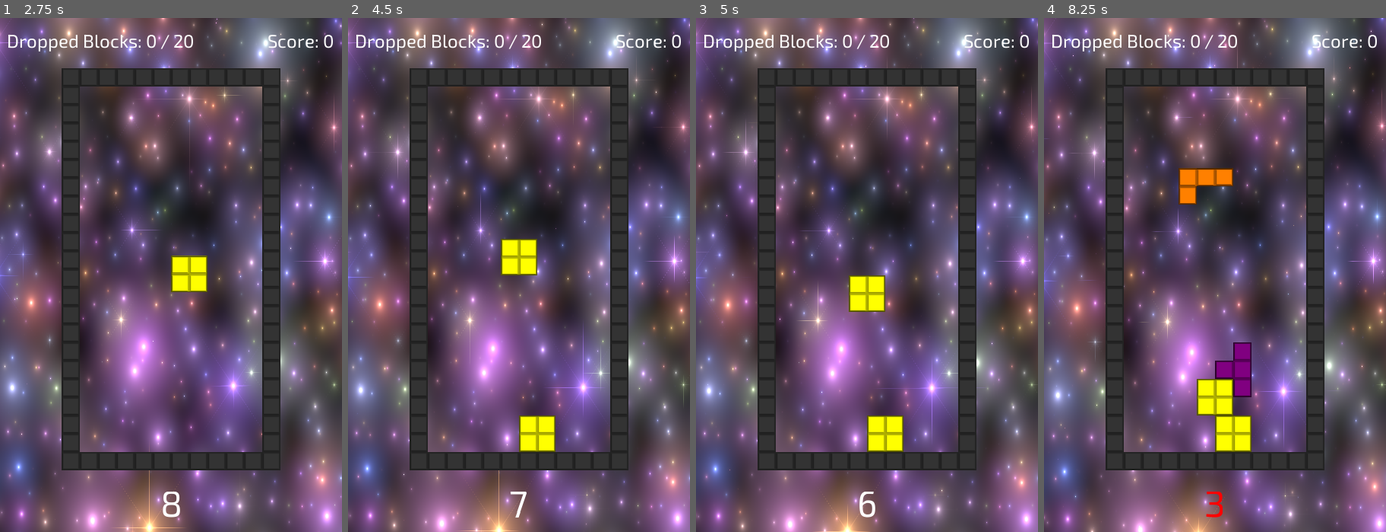
Above: before the commit, frames 1-4 (left to right).
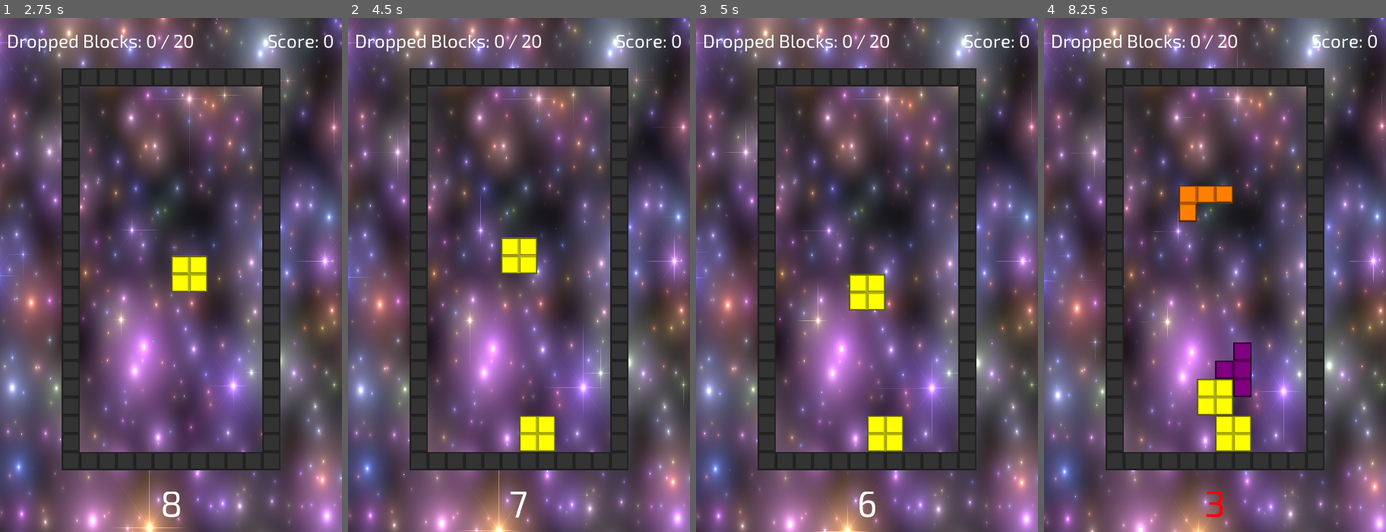
Above: after the commit, the same moments.

Repository: danielcannell/rotatris
Game: Godot game, scene res://Main.tscn
Two runs of this game, one before a commit and one after it. Both use one fixed random seed, a clock stepped at 60 frames per second and the inputs below.
Inputs:
- Up to frame 1 (2.75 s): hold Right (move_right) 0.53-1.28 s; tap Space (drop) at 0.6 s; hold Left (move_left) 1.28-2.03 s; tap Down (rotate_ccw) at 1.35 s; hold Right (move_right) from 2.03 s (still down); tap Up (rotate_cw) at 2.1 s
- Up to frame 2 (4.5 s): tap Space (drop) at 2.85 s; release Right (move_right) at 3.53 s; hold Left (move_left) from 3.53 s (still down); tap Down (rotate_ccw) at 3.6 s; tap Up (rotate_cw) at 4.35 s
- Up to frame 3 (5 s): keep holding Left (move_left)
- Up to frame 4 (8.25 s): tap one key every 0.75 s from 5.1 s: Space (drop) Down (rotate_ccw) Up (rotate_cw) Space (drop) Down (rotate_ccw); release Left (move_left) at 5.78 s; hold Right (move_right) 5.78-8.03 s; hold Left (move_left) from 8.03 s (still down)

Frame 1 is identical in both runs. In frame 2, 0.2% of the frame differs, in the area x 44-56%, y 42-51%; in frame 3, 0.2%; in frame 4, 1.2%, in the area x 39-56%, y 29-40%.

Commit message:
Slow down speed-up more

Diff:
--- a/Globals.gd
+++ b/Globals.gd
@@ -34,7 +34,7 @@
 
 
 var TIME_TO_MOVE_1_SQUARE := 0.25
-const SPEED_UP_RATE = log(2) / 300
+const SPEED_UP_RATE = log(2) / 600
 const INITIAL_TIME_TO_MOVE_1_SQUARE := 0.25
 const ROTATE_INTERVAL := 10.0
 const GRID_HALF_WIDTH := 5
